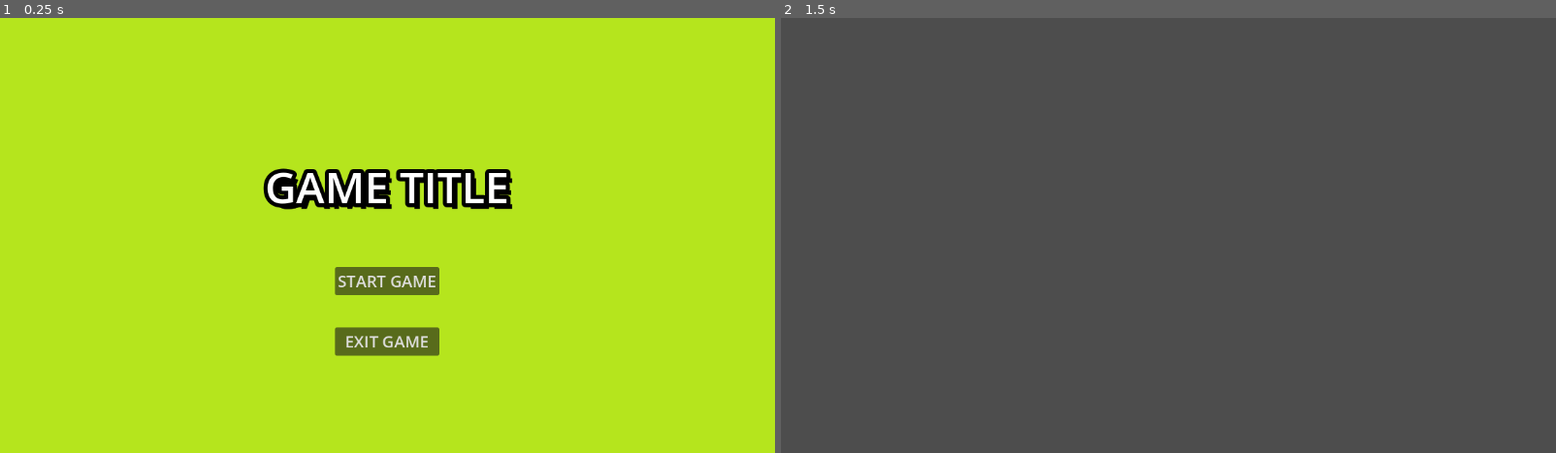
Above: before the commit, frames 1-2 (left to right).
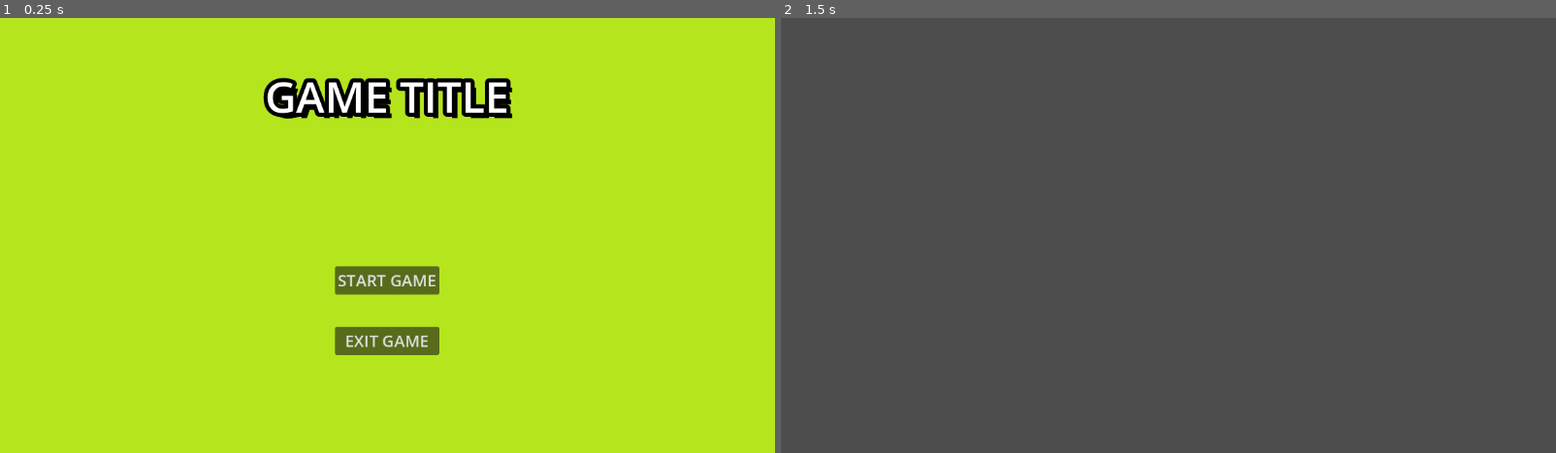
Above: after the commit, the same moments.

Repository: JohnnyArachnid/GameJam2024
Game: Godot game, scene res://nodes/main/main.tscn
Two runs of this game, one before a commit and one after it. Both use one fixed random seed, a clock stepped at 60 frames per second and the inputs below.
Inputs:
- Up to frame 1 (0.25 s): no input
- Up to frame 2 (1.5 s): click "START GAME" at 0.5 s; tap Enter at 1.25 s

The runs differ from the first frame. In frame 1, 5.3% of the frame differs, in the area x 33-67%, y 13-78%; in frame 2, nothing differs.

Commit message:
Poprawione Menu

Diff:
--- a/nodes/main/main.tscn
+++ b/nodes/main/main.tscn
@@ -7,15 +7,8 @@
 [node name="main" type="Node2D"]
 script = ExtResource("1_w0ujb")
 
+[node name="Game" parent="." instance=ExtResource("3_qe3hx")]
+
 [node name="MainMenu" parent="." instance=ExtResource("2_ph0nn")]
-anchors_preset = 14
-anchor_top = 0.5
-anchor_bottom = 0.5
-offset_left = 575.0
-offset_top = 325.0
-offset_right = 575.0
-offset_bottom = 325.0
-size_flags_horizontal = 4
-size_flags_vertical = 8
-
-[node name="Game" parent="." instance=ExtResource("3_qe3hx")]
+offset_right = 1152.0
+offset_bottom = 648.0
--- a/nodes/menu/MainMenu.tscn
+++ b/nodes/menu/MainMenu.tscn
@@ -26,6 +26,7 @@
 grow_horizontal = 2
 grow_vertical = 2
 texture = ExtResource("2_fda75")
+expand_mode = 1
 
 [node name="MarginContainer" type="MarginContainer" parent="."]
 layout_mode = 1
